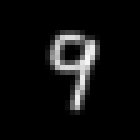
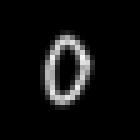
Layer changes from the first 140x140 image to the second:
hid "Layer 22" over [45, 30, 100, 115]
showed "Layer 21", painted on it over [40, 30, 100, 110]
